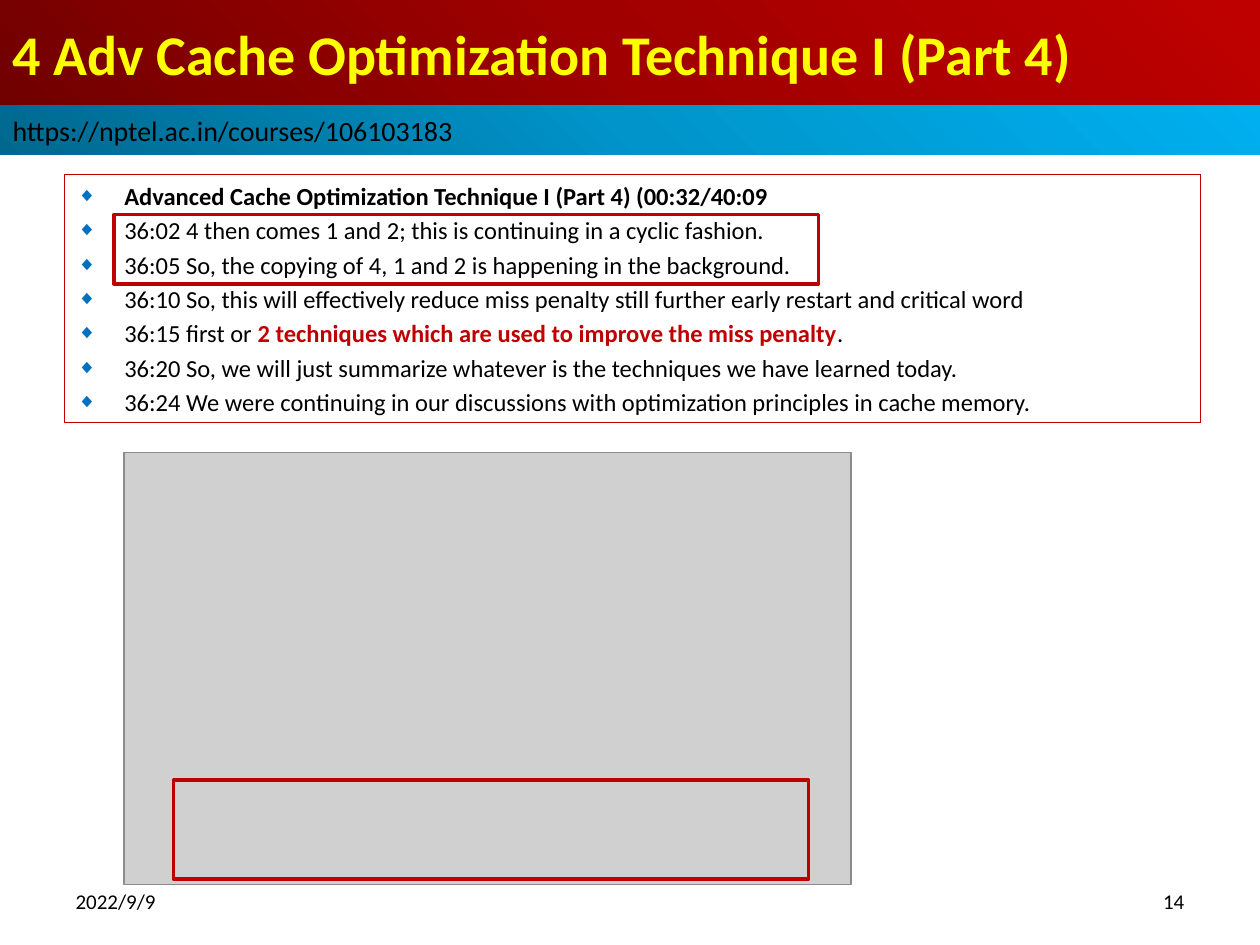
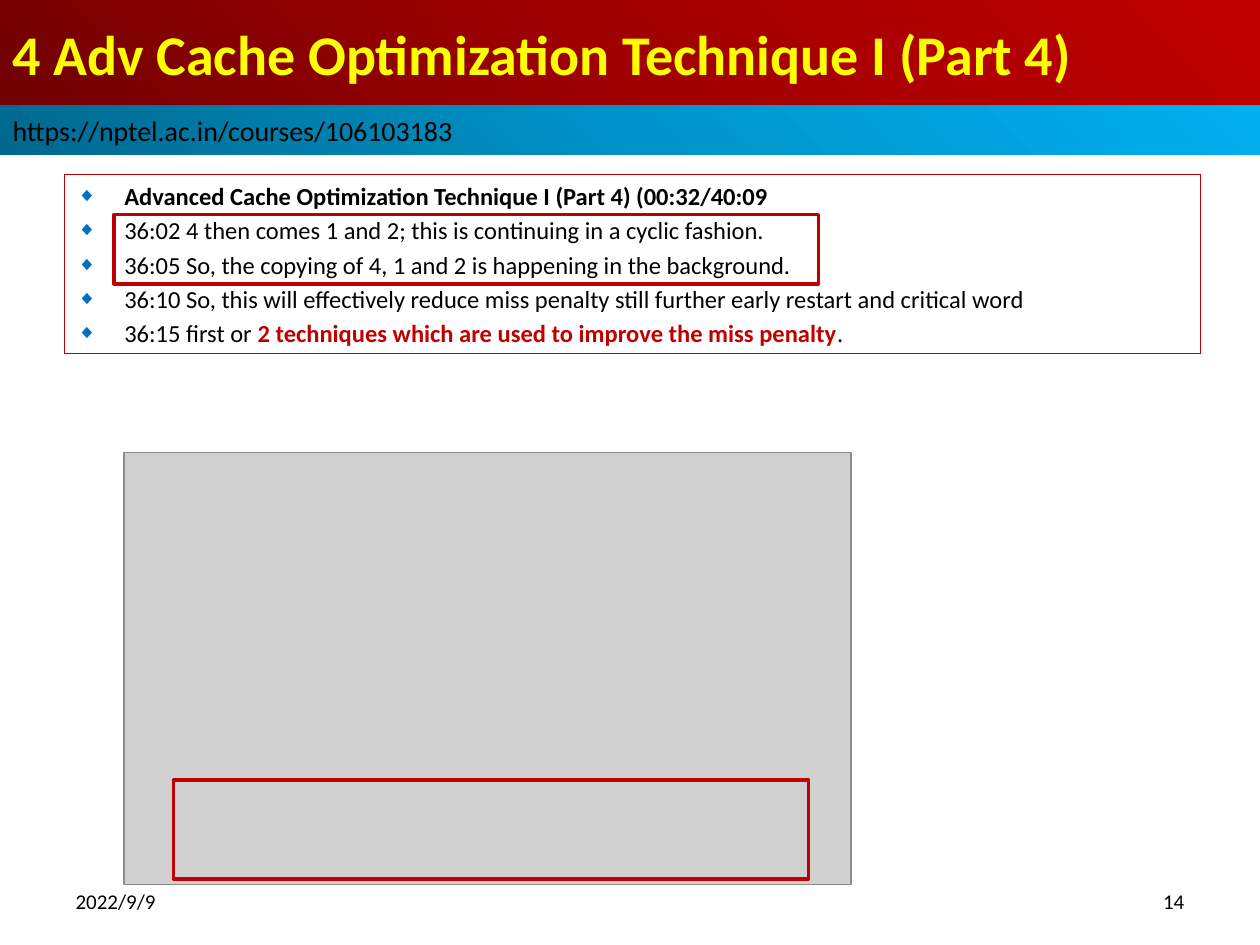
Before and after one commit to peterhchen/016_Gem5_HPC, a slide deck: slide 14 of 04_AdvCacheOpt_I_04.pptx. Drawn at 1260x945 pixels with LibreOffice and Linux fonts; fonts in the diff are those of the drawing; grey boxes stand for pictures. Boxes give left, top, right and bottom in pixels: in the first picture for what was removed or moved away, otherwise in the second. Text is boxed around its words. In the diff, an @@ line names an element or a change of style, - is before the commit and + after.

```diff
--- a/04_AdvCacheOpt_I_04.pptx
+++ b/04_AdvCacheOpt_I_04.pptx
@@ subtitle "Advanced Cache Optimization Technique I ...": place and size @@
-subtitle "Advanced Cache Optimization Technique I ..." at <box>64,175,1200,423</box>
+subtitle "Advanced Cache Optimization Technique I ..." at <box>64,175,1200,354</box>
@@ subtitle at <box>124,360,1030,416</box>: paragraphs removed @@
-◆ 36:20 So, we will just summarize whatever is the techniques we have learned today.
-◆ 36:24 We were continuing in our discussions with optimization principles in cache memory.
```
Also in this commit, not shown: 1 other slide changed, 3 other files.
